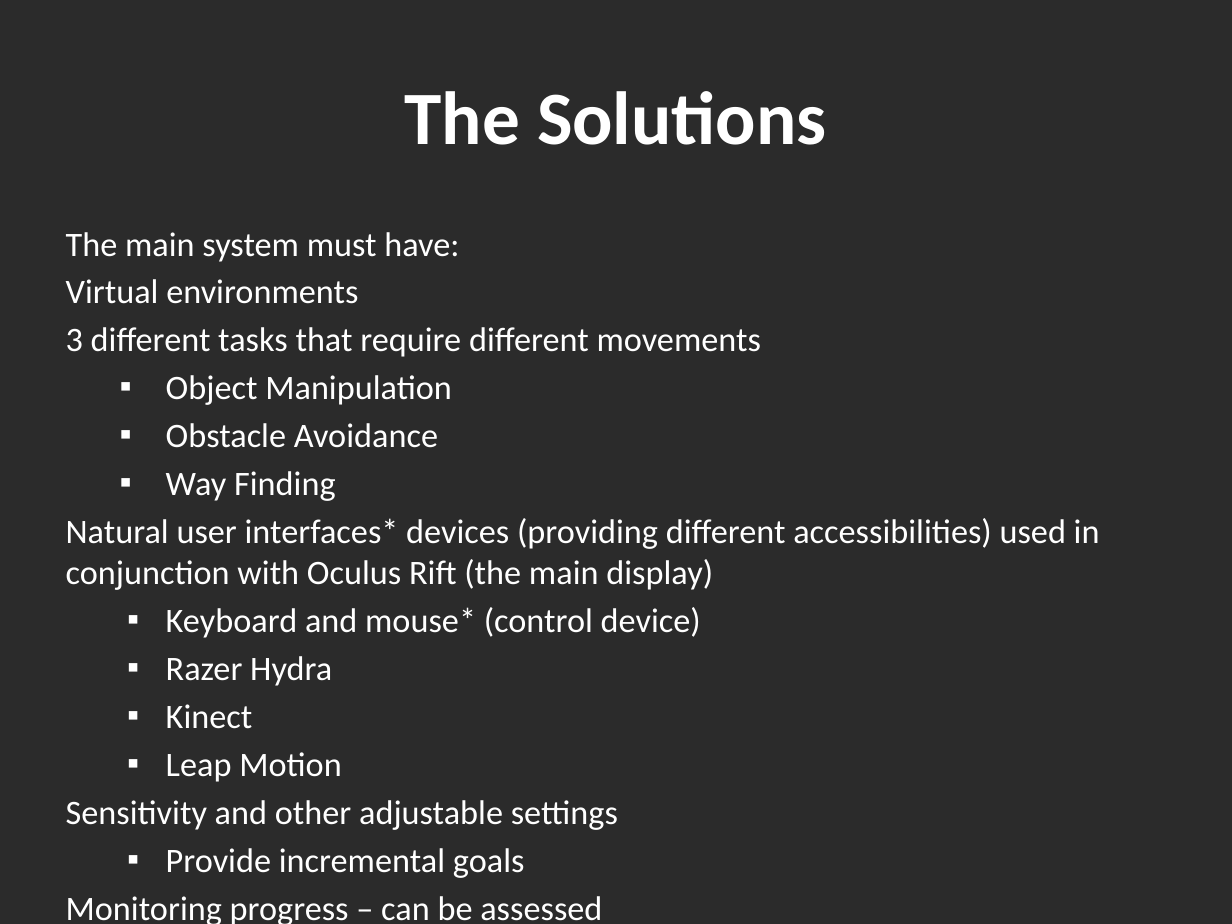
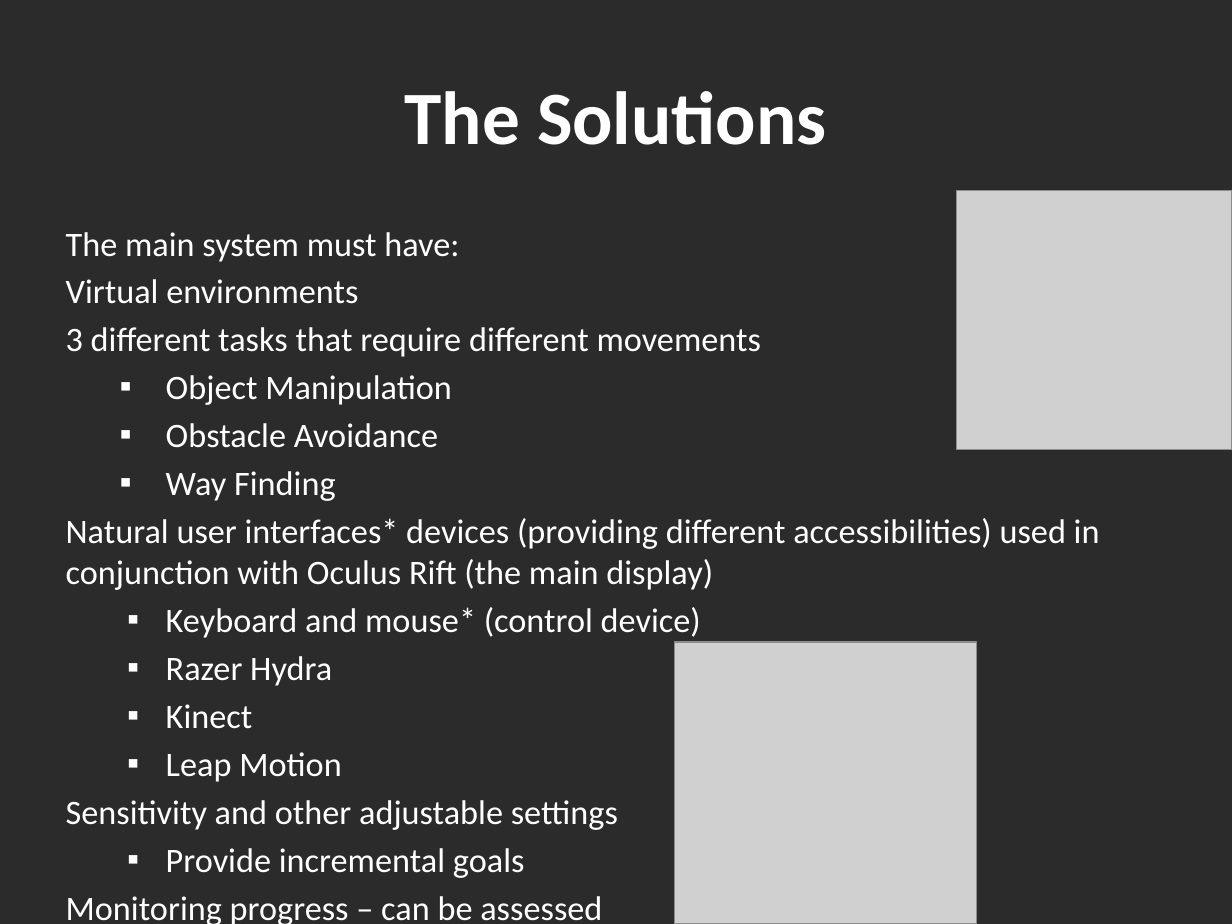
Before and after one commit to Hankli/VirtualEnvironments-Project, a slide deck: slide 6 of Documents/Presentations/Final Presentation v2.pptx. Drawn at 1232x924 pixels with LibreOffice and Linux fonts; fonts in the diff are those of the drawing; grey boxes stand for pictures; background and template pictures are left out; a plain dark background stands for a picture behind light text. Boxes give left, top, right and bottom in pixels: in the first picture for what was removed or moved away, otherwise in the second. Text is boxed around its words. In the diff, an @@ line names an element or a change of style, - is before the commit and + after.

Commit message:
presentation, screenshots

```diff
--- a/Documents/Presentations/Final Presentation v2.pptx
+++ b/Documents/Presentations/Final Presentation v2.pptx
@@ picture added at box(956, 191, 1232, 451) @@
@@ picture added at box(674, 642, 977, 923) @@
```
Also in this commit, not shown: 1 other slide changed, 17 other files.
